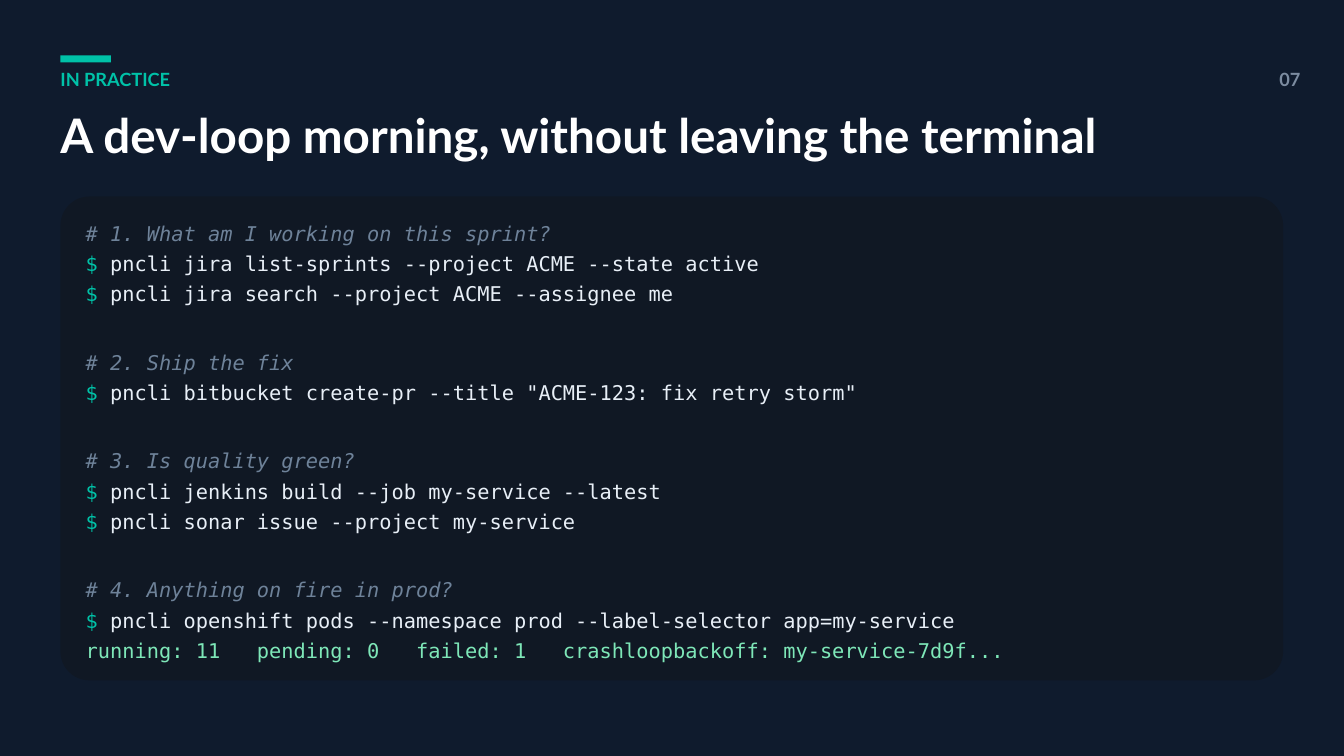
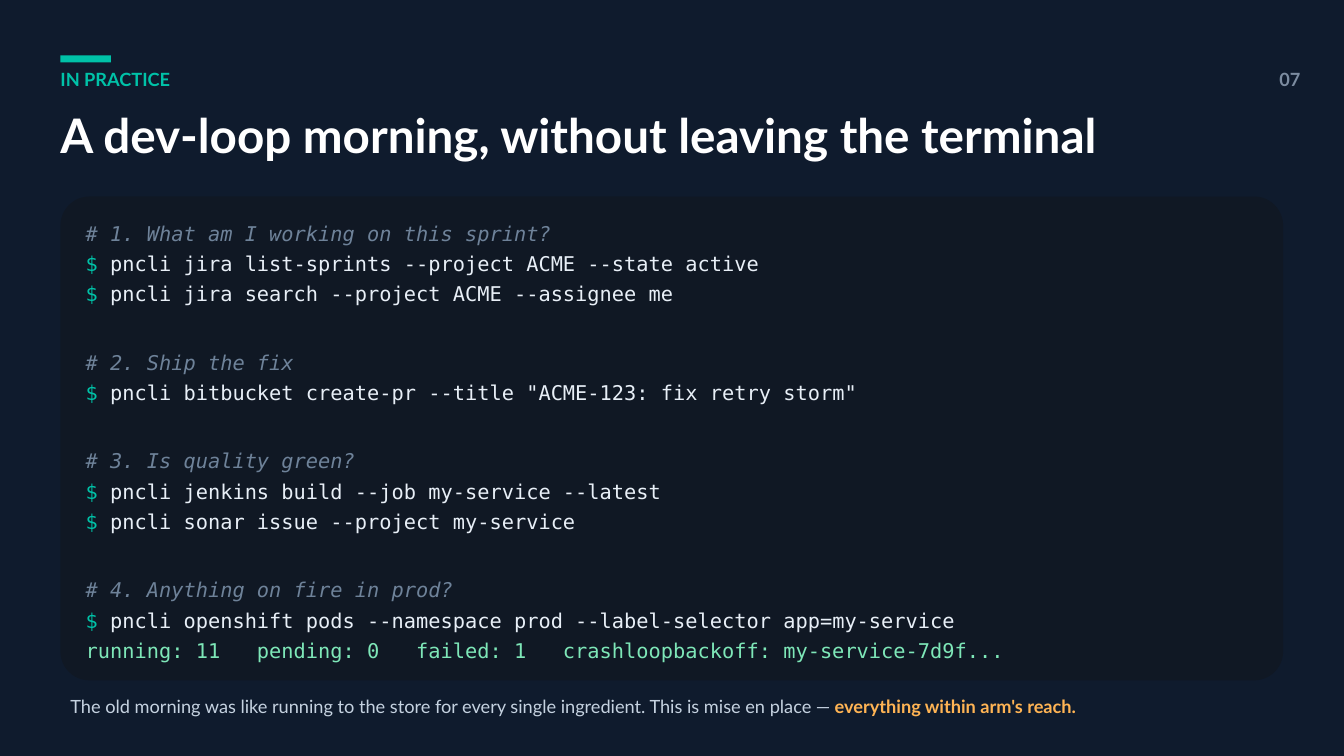
Before and after one commit to r1d20/Buddy, a slide deck: slide 7 of pncli-overview.pptx. Drawn at 1344x756 pixels with LibreOffice and Linux fonts; fonts in the diff are those of the drawing. Boxes give left, top, right and bottom in pixels: in the first picture for what was removed or moved away, otherwise in the second. Text is boxed around its words. In the diff, an @@ line names an element or a change of style, - is before the commit and + after.

```diff
--- a/pncli-overview.pptx
+++ b/pncli-overview.pptx
@@ text added at box(70, 699, 1076, 717), 13 pt, text #C5D2E0 @@
+The old morning was like running to the store for every single ingredient. This is mise en place — everything within arm's reach.
```
Also in this commit, not shown: 3 other slides changed.
